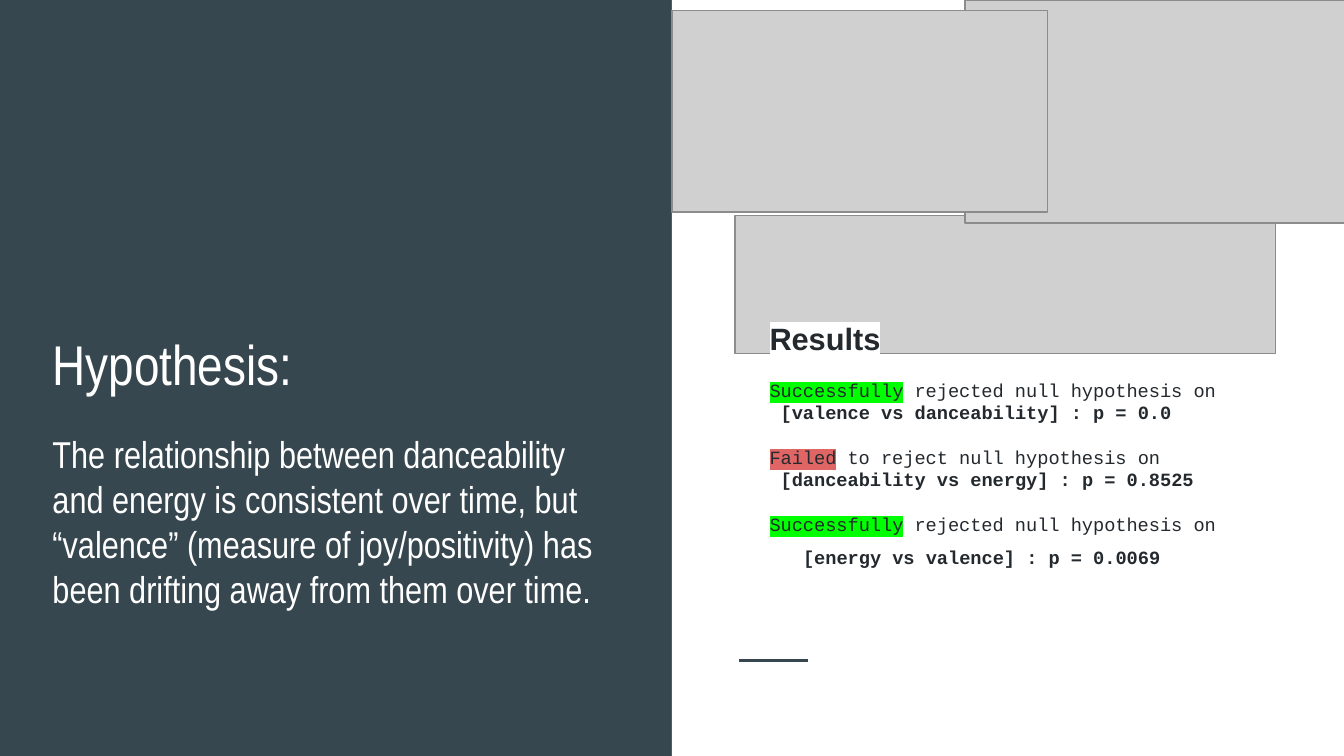
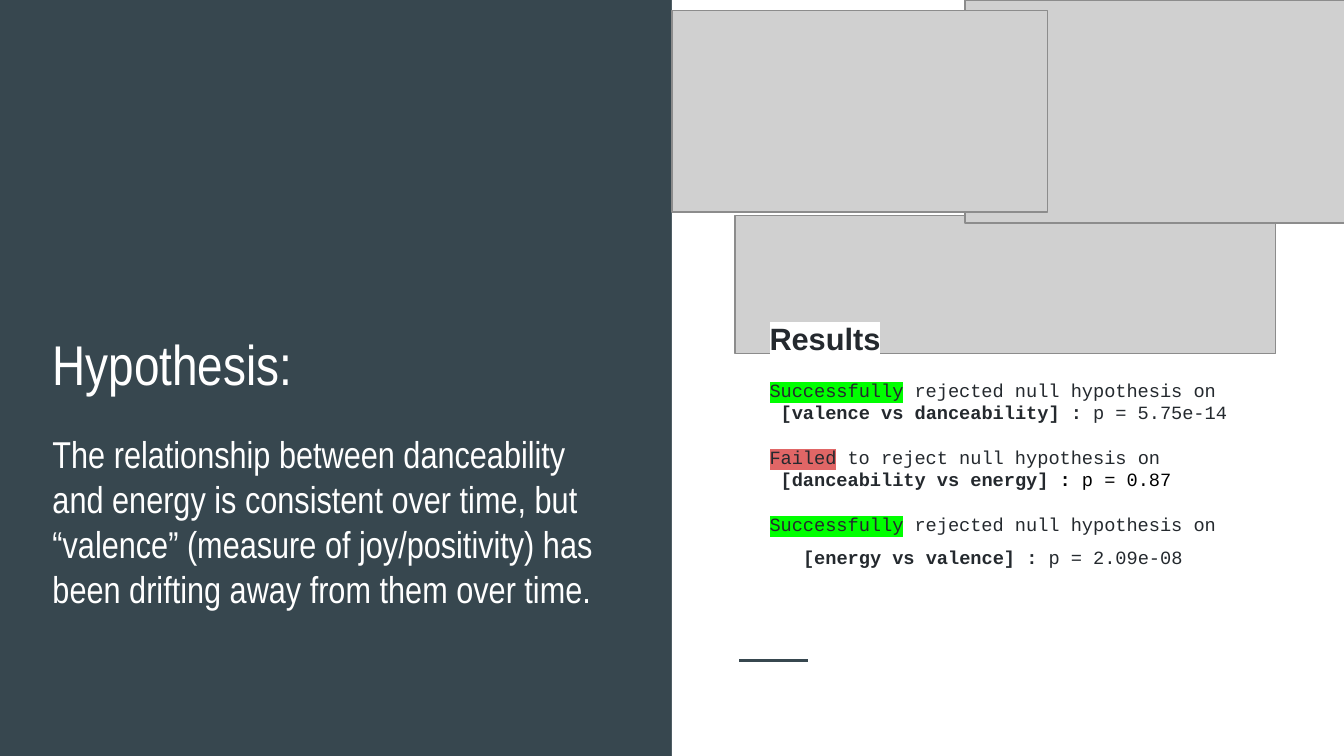
Before and after one commit to ZackMagnotti/tin-pan-data, a slide deck: slide 12 of docs/presentation.pptx. Drawn at 1344x756 pixels with LibreOffice and Linux fonts; fonts in the diff are those of the drawing; grey boxes stand for pictures. Boxes give left, top, right and bottom in pixels: in the first picture for what was removed or moved away, otherwise in the second. Text is boxed around its words. In the diff, an @@ line names an element or a change of style, - is before the commit and + after.

Commit message:
updated presentation

```diff
--- a/docs/presentation.pptx
+++ b/docs/presentation.pptx
@@ text at box(781, 406, 1227, 423): text changed @@
-[valence vs danceability] : p = 0.0
+[valence vs danceability] : p = 5.75e-14
@@ text at box(781, 473, 1172, 490): text changed @@
-[danceability vs energy] : p = 0.8525
+[danceability vs energy] : p = 0.87
@@ text at box(803, 551, 1182, 568): text changed @@
-[energy vs valence] : p = 0.0069
+[energy vs valence] : p = 2.09e-08
```
Also in this commit, not shown: 1 other slide changed.
